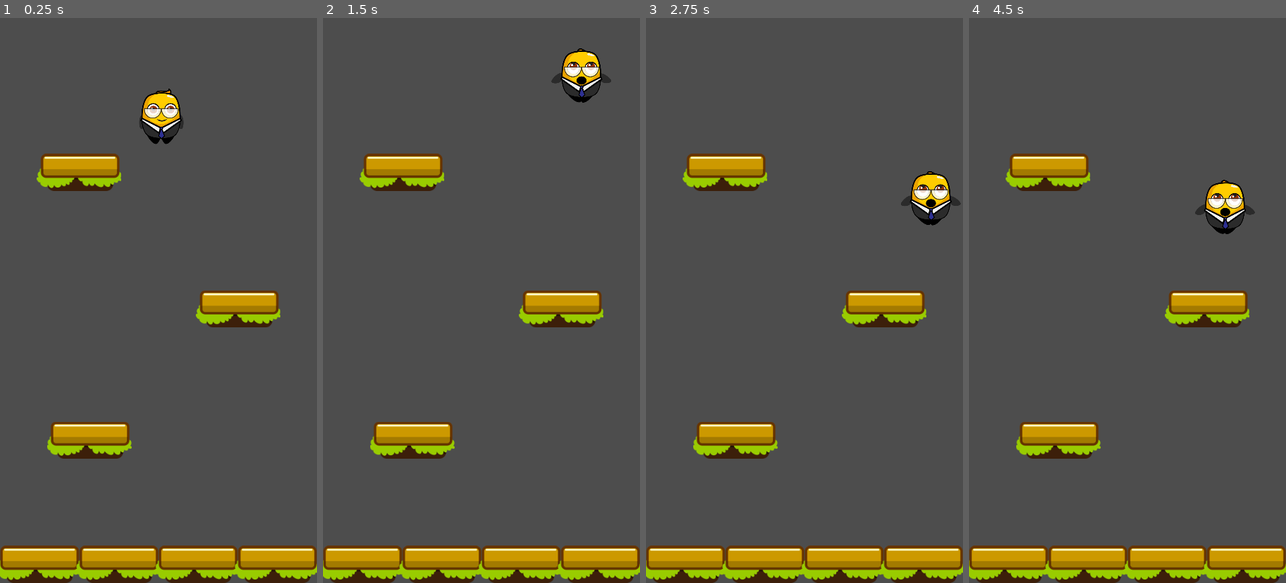
Above: before the commit, frames 1-4 (left to right).
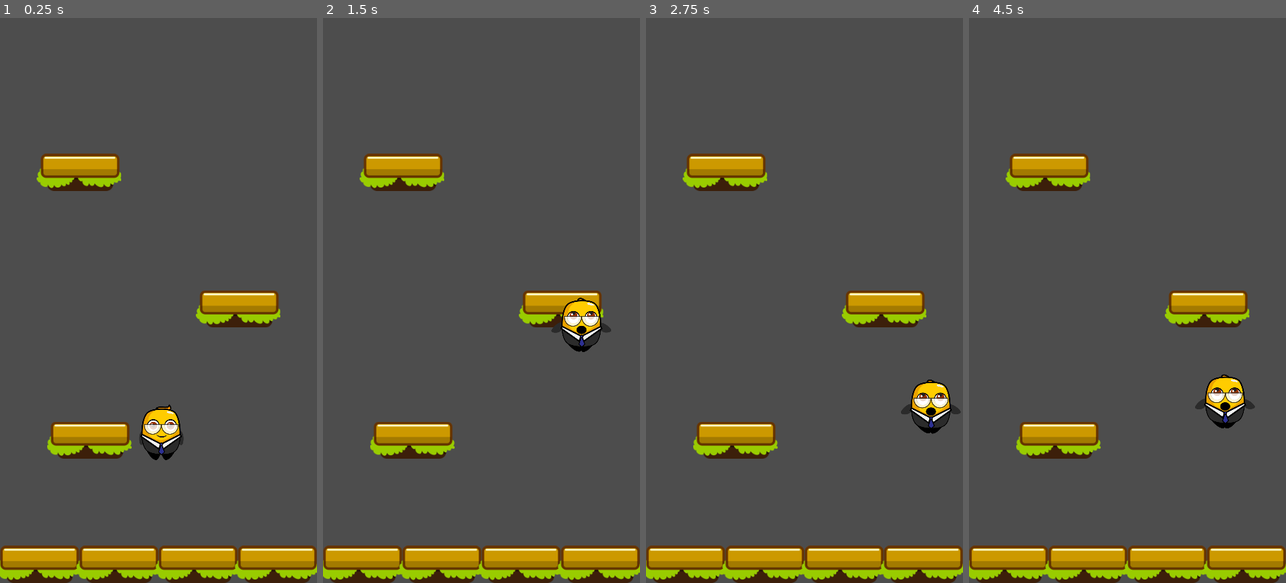
Above: after the commit, the same moments.

Repository: woliveira82/godot-mobile-jumper-jam-course
Game: Godot game, scene res://scenes/game.tscn
The game is run twice, just before and just after one commit, with the same random seed, the same clock (stepped at 60 frames per second) and the same inputs.
Inputs:
- Up to frame 1 (0.25 s): no input
- Up to frame 2 (1.5 s): hold D (move_right) 0.53-1.28 s; hold A (move_left) from 1.28 s (still down)
- Up to frame 3 (2.75 s): release A (move_left) at 2.03 s; hold D (move_right) from 2.03 s (still down)
- Up to frame 4 (4.5 s): release D (move_right) at 3.53 s; hold A (move_left) from 3.53 s (still down)

The runs differ from the first frame. In frame 1, 2.0% of the frame differs, in the area x 44-58%, y 12-79%; in frame 2, 2.1%, in the area x 72-91%, y 5-60%; in frame 3, 2.1%; in frame 4, 2.1%.

Commit message:
Section 2: Mobile Gameplay - Camera

Diff:
--- a/scenes/game.tscn
+++ b/scenes/game.tscn
@@ -8,7 +8,7 @@
 script = ExtResource("1_0j51i")
 
 [node name="Player" parent="." instance=ExtResource("2_d04ro")]
-position = Vector2(274, 184)
+position = Vector2(274, 721)
 
 [node name="Platform" parent="." instance=ExtResource("3_3p2r6")]
 position = Vector2(0, 897)
--- /dev/null
+++ b/scenes/game_camera.tscn
@@ -0,0 +1,6 @@
+[gd_scene load_steps=2 format=3 uid="uid://gcb8w0mspid8"]
+
+[ext_resource type="Script" path="res://scripts/game_camera.gd" id="1_ijq2y"]
+
+[node name="GameCamera" type="Camera2D"]
+script = ExtResource("1_ijq2y")
--- a/scenes/player.tscn
+++ b/scenes/player.tscn
@@ -7,8 +7,8 @@
 [sub_resource type="RectangleShape2D" id="RectangleShape2D_arwql"]
 size = Vector2(40, 20)
 
-[sub_resource type="Animation" id="Animation_pp2ym"]
-resource_name = "fall"
+[sub_resource type="Animation" id="Animation_o2o44"]
+length = 0.001
 tracks/0/type = "value"
 tracks/0/imported = false
 tracks/0/enabled = true
@@ -46,8 +46,8 @@
 "values": [Vector2(0.35, 0.35)]
 }
 
-[sub_resource type="Animation" id="Animation_o2o44"]
-length = 0.001
+[sub_resource type="Animation" id="Animation_pp2ym"]
+resource_name = "fall"
 tracks/0/type = "value"
 tracks/0/imported = false
 tracks/0/enabled = true
--- a/scripts/game.gd
+++ b/scripts/game.gd
@@ -1,9 +1,14 @@
 extends Node2D
 
+var camera_scene = preload("res://scenes/game_camera.tscn")
 
-# Called when the node enters the scene tree for the first time.
+var camera = null
+
+
 func _ready():
-	pass # Replace with function body.
+	camera = camera_scene.instantiate()
+	camera.setup_camera($Player)
+	add_child(camera)
 
 
 # Called every frame. 'delta' is the elapsed time since the previous frame.
--- /dev/null
+++ b/scripts/game_camera.gd
@@ -0,0 +1,28 @@
+extends Camera2D
+
+var player: Player = null
+var limit_distance = 420
+var viewport_size
+
+
+func _ready():
+	viewport_size = get_viewport_rect().size
+	global_position.x = viewport_size.x / 2
+	limit_left = 0
+	limit_bottom = viewport_size.y
+	limit_right = viewport_size.x
+
+
+func _process(delta):
+	if player:
+		limit_bottom = min(limit_bottom, player.global_position.y + limit_distance)
+
+
+func _physics_process(delta):
+	if player:
+		global_position.y = player.global_position.y
+
+
+func setup_camera(_player: Player):
+	if _player:
+		player = _player
